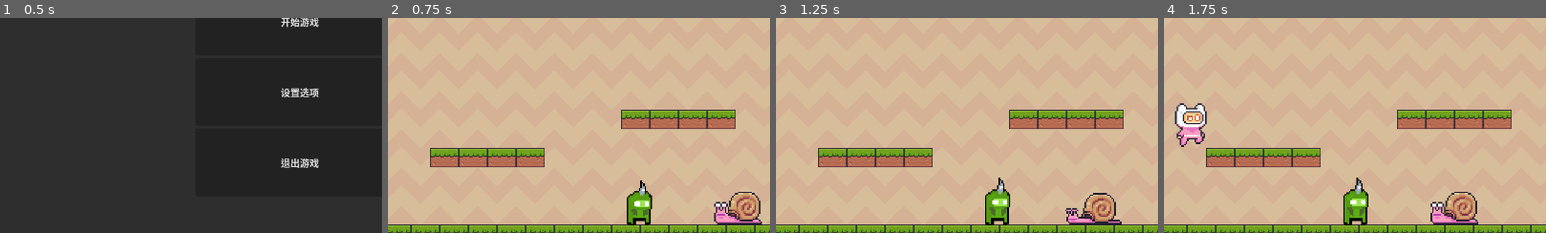
Above: before the commit, frames 1-4 (left to right).
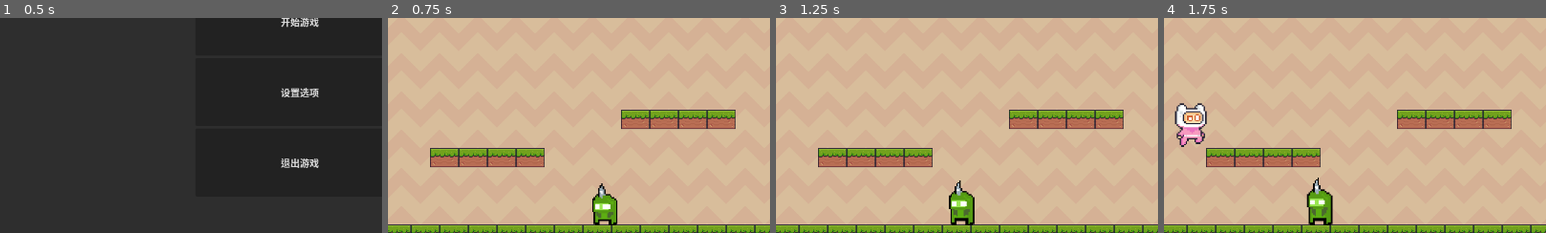
Above: after the commit, the same moments.

Repository: OVOAOVO/2DGame
Game: Godot game, scene res://Prefab/UI/开始界面.tscn
The game is run twice, just before and just after one commit, with the same random seed, the same clock (stepped at 60 frames per second) and the same inputs.
Inputs:
- Up to frame 1 (0.5 s): no input
- Up to frame 2 (0.75 s): click "开始游戏" at 0.5 s
- Up to frame 3 (1.25 s): no input
- Up to frame 4 (1.75 s): hold D (right) from 1.28 s (still down); tap Space (jump) at 1.52 s
The pictures show only the part of the screen within x 11-61%, y 46-96%; the shares and areas given below are measured in that part.

Frame 1 is identical in both runs. In frame 2, 3.4% of the frame differs, in the area x 53-98%, y 75-97%; in frame 3, 3.5%; in frame 4, 3.7%, in the area x 37-83%, y 74-97%.

Commit message:
修改敌人部分标准

Diff:
--- /dev/null
+++ b/GDScripts/控制敌人收击与碰撞.gd
@@ -0,0 +1,17 @@
+extends Area2D
+
+func _ready() -> void:
+
+	# 玩家碰撞（CharacterBody2D / RigidBody2D）
+	body_entered.connect(_on_body_entered)
+
+	# 另一个 Area2D 碰撞（比如攻击盒）
+	# area_entered.connect(_on_area_entered)
+
+
+func _on_body_entered(body):
+		print("碰到玩家了")
+
+
+# func _on_area_entered(other_area):
+#		print("敌人被攻击了")
--- a/GDScripts/敌人左右巡逻.gd
+++ b/GDScripts/敌人左右巡逻.gd
@@ -1,7 +1,8 @@
-extends Area2D
+extends Node2D
 
-@onready var timer: Timer = get_node("Timer")
-@onready var animated_sprite_2d: AnimatedSprite2D = get_node("AnimatedSprite2D")
+@onready var area = $Area2D
+@onready var timer: Timer = $Area2D/Timer
+@onready var animated_sprite_2d: AnimatedSprite2D = $Area2D/AnimatedSprite2D
 
 const  SPEED = 100.0
 var direction = -1.0
@@ -16,7 +17,7 @@
 		return
 	timer.timeout.connect(_on_timer_timeout)
 	timer.start()
-
+	animated_sprite_2d.flip_h = !animated_sprite_2d.flip_h
 func _process(delta):
 	position.x += direction * SPEED * delta
 
--- a/Prefab/关卡/关卡1.tscn
+++ b/Prefab/关卡/关卡1.tscn
@@ -4,8 +4,7 @@
 [ext_resource type="PackedScene" uid="uid://d2uya3qr2qn0f" path="res://Prefab/角色/玩家角色_动画.tscn" id="2_8oahv"]
 [ext_resource type="PackedScene" uid="uid://y14gododukis" path="res://Prefab/TileMaps/草地面.tscn" id="3_2rln6"]
 [ext_resource type="PackedScene" uid="uid://y22b5dvyhc3b" path="res://Prefab/检查点/检查点.tscn" id="4_8h8fo"]
-[ext_resource type="PackedScene" uid="uid://bwl8u62gn7vu1" path="res://Prefab/角色/尖头小绿怪.tscn" id="5_8oahv"]
-[ext_resource type="PackedScene" uid="uid://oid5gyah2wbn" path="res://Prefab/敌人/蜗牛.tscn" id="6_2rln6"]
+[ext_resource type="PackedScene" uid="uid://cwppilgl4xlc4" path="res://Prefab/敌人/尖头小绿怪.tscn" id="6_8h8fo"]
 
 [node name="关卡1" type="Node2D" unique_id=1542376960]
 
@@ -27,8 +26,5 @@
 
 [node name="Enemies" type="Node2D" parent="." unique_id=1175826991]
 
-[node name="尖头小绿怪" parent="Enemies" unique_id=2023094506 instance=ExtResource("5_8oahv")]
-position = Vector2(577.00006, 635)
-
-[node name="蜗牛" parent="Enemies" unique_id=842706713 instance=ExtResource("6_2rln6")]
-position = Vector2(736, 644)
+[node name="尖头小绿怪" parent="Enemies" unique_id=666808917 instance=ExtResource("6_8h8fo")]
+position = Vector2(514, 635.00006)
--- a/Prefab/敌人/尖头小绿怪.tscn
+++ b/Prefab/敌人/尖头小绿怪.tscn
@@ -1,6 +1,8 @@
 [gd_scene format=3 uid="uid://cwppilgl4xlc4"]
 
+[ext_resource type="Script" uid="uid://cbr4auhahxv0c" path="res://GDScripts/敌人左右巡逻.gd" id="1_k3g4t"]
 [ext_resource type="Texture2D" uid="uid://dku1g34w8tgib" path="res://Assets/images/LDJ/尖头小绿怪/Idle(32x32).png" id="1_sina8"]
+[ext_resource type="Script" uid="uid://c4b0gfe3haeal" path="res://GDScripts/控制敌人收击与碰撞.gd" id="3_hjjtb"]
 
 [sub_resource type="AtlasTexture" id="AtlasTexture_m1tsq"]
 atlas = ExtResource("1_sina8")
@@ -55,15 +57,24 @@
 [sub_resource type="RectangleShape2D" id="RectangleShape2D_8bmcj"]
 size = Vector2(20.333334, 29.333334)
 
-[node name="尖头小绿怪" type="CharacterBody2D" unique_id=805310368]
+[node name="尖头小绿怪" type="Node2D" unique_id=1236540782]
 scale = Vector2(2.5, 2.5)
+script = ExtResource("1_k3g4t")
 
-[node name="AnimatedSprite2D" type="AnimatedSprite2D" parent="." unique_id=708479248]
+[node name="Area2D" type="Area2D" parent="." unique_id=449919378]
+script = ExtResource("3_hjjtb")
+
+[node name="AnimatedSprite2D" type="AnimatedSprite2D" parent="Area2D" unique_id=708479248]
+scale = Vector2(0.99999994, 0.99999994)
 sprite_frames = SubResource("SpriteFrames_m8alr")
 animation = &"Idle"
 autoplay = "Idle"
 frame_progress = 0.521824
 
-[node name="CollisionShape2D" type="CollisionShape2D" parent="." unique_id=1632066639]
-position = Vector2(-1.2, -2.9802322e-08)
+[node name="CollisionShape2D" type="CollisionShape2D" parent="Area2D" unique_id=1632066639]
+position = Vector2(-1.1999999, -2.980232e-08)
+scale = Vector2(0.99999994, 0.99999994)
 shape = SubResource("RectangleShape2D_8bmcj")
+
+[node name="Timer" type="Timer" parent="Area2D" unique_id=1524174856]
+wait_time = 2.0
--- a/Prefab/角色/尖头小绿怪.tscn
+++ /dev/null
@@ -1,74 +0,0 @@
-[gd_scene format=3 uid="uid://bwl8u62gn7vu1"]
-
-[ext_resource type="Script" uid="uid://cbr4auhahxv0c" path="res://GDScripts/敌人左右巡逻.gd" id="1_m1tsq"]
-[ext_resource type="Texture2D" uid="uid://dku1g34w8tgib" path="res://Assets/images/LDJ/尖头小绿怪/Idle(32x32).png" id="1_no7h1"]
-
-[sub_resource type="AtlasTexture" id="AtlasTexture_m1tsq"]
-atlas = ExtResource("1_no7h1")
-region = Rect2(0, 0, 32, 32)
-
-[sub_resource type="AtlasTexture" id="AtlasTexture_ikc8i"]
-atlas = ExtResource("1_no7h1")
-region = Rect2(32, 0, 32, 32)
-
-[sub_resource type="AtlasTexture" id="AtlasTexture_qrfsi"]
-atlas = ExtResource("1_no7h1")
-region = Rect2(64, 0, 32, 32)
-
-[sub_resource type="AtlasTexture" id="AtlasTexture_dbau3"]
-atlas = ExtResource("1_no7h1")
-region = Rect2(96, 0, 32, 32)
-
-[sub_resource type="AtlasTexture" id="AtlasTexture_nl2kd"]
-atlas = ExtResource("1_no7h1")
-region = Rect2(128, 0, 32, 32)
-
-[sub_resource type="AtlasTexture" id="AtlasTexture_pt2cl"]
-atlas = ExtResource("1_no7h1")
-region = Rect2(160, 0, 32, 32)
-
-[sub_resource type="SpriteFrames" id="SpriteFrames_m8alr"]
-animations = [{
-"frames": [{
-"duration": 1.0,
-"texture": SubResource("AtlasTexture_m1tsq")
-}, {
-"duration": 1.0,
-"texture": SubResource("AtlasTexture_ikc8i")
-}, {
-"duration": 1.0,
-"texture": SubResource("AtlasTexture_qrfsi")
-}, {
-"duration": 1.0,
-"texture": SubResource("AtlasTexture_dbau3")
-}, {
-"duration": 1.0,
-"texture": SubResource("AtlasTexture_nl2kd")
-}, {
-"duration": 1.0,
-"texture": SubResource("AtlasTexture_pt2cl")
-}],
-"loop": true,
-"name": &"Idle",
-"speed": 10.0
-}]
-
-[sub_resource type="RectangleShape2D" id="RectangleShape2D_8bmcj"]
-size = Vector2(20.333334, 29.333334)
-
-[node name="尖头小绿怪" type="Area2D" unique_id=2143743925]
-scale = Vector2(2.5, 2.5)
-script = ExtResource("1_m1tsq")
-
-[node name="AnimatedSprite2D" type="AnimatedSprite2D" parent="." unique_id=708479248]
-sprite_frames = SubResource("SpriteFrames_m8alr")
-animation = &"Idle"
-autoplay = "Idle"
-frame_progress = 0.042629268
-
-[node name="CollisionShape2D" type="CollisionShape2D" parent="." unique_id=1632066639]
-position = Vector2(-1.2, -2.9802322e-08)
-shape = SubResource("RectangleShape2D_8bmcj")
-
-[node name="Timer" type="Timer" parent="." unique_id=1382095457]
-wait_time = 2.0
Not shown, added: GDScripts/控制敌人收击与碰撞.gd.uid
